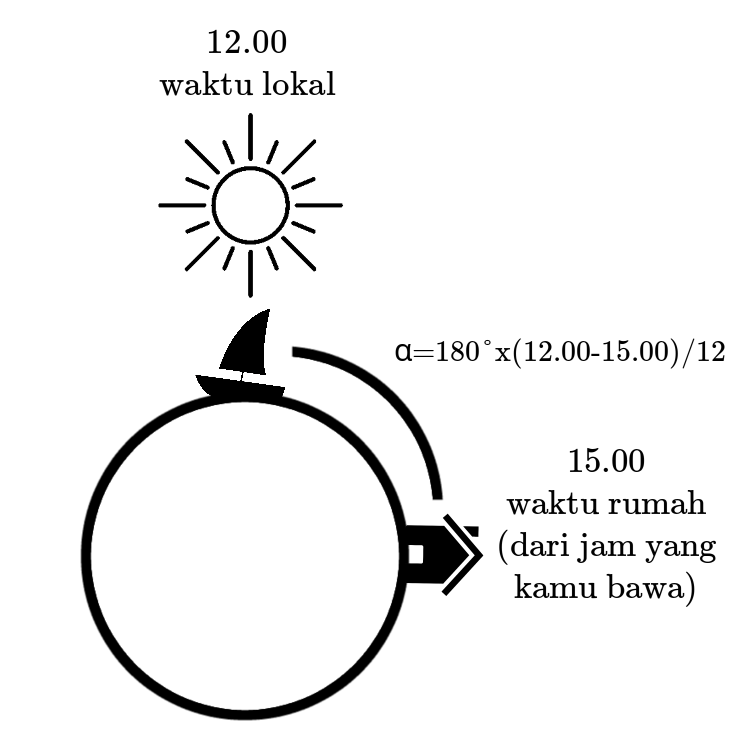
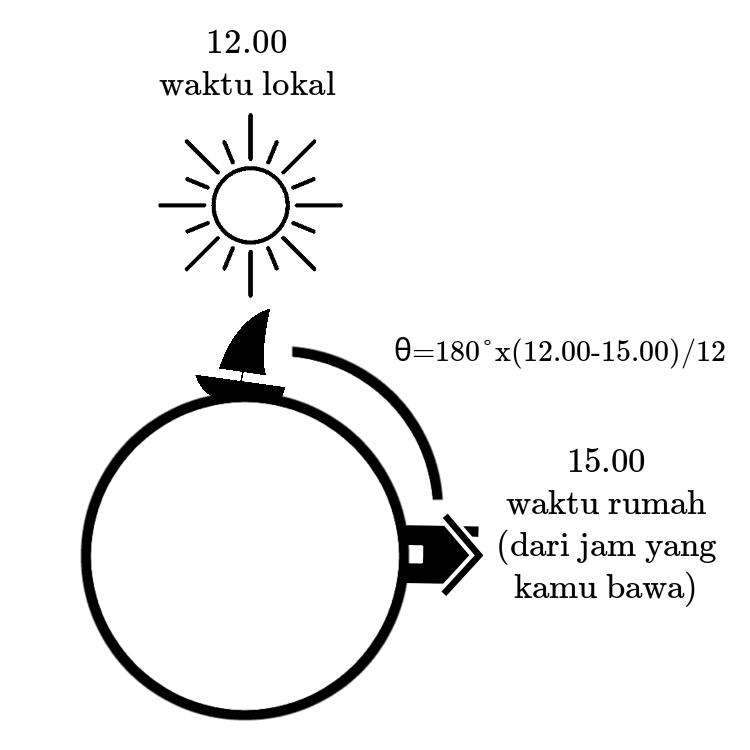
Layers edited between the first and the second w=750, h=750 image:
renamed "α=180°x(12.00-15.00)/12" to "θ=180°x(12.00-15.00)/12", painted on it over [395, 337, 413, 361]
